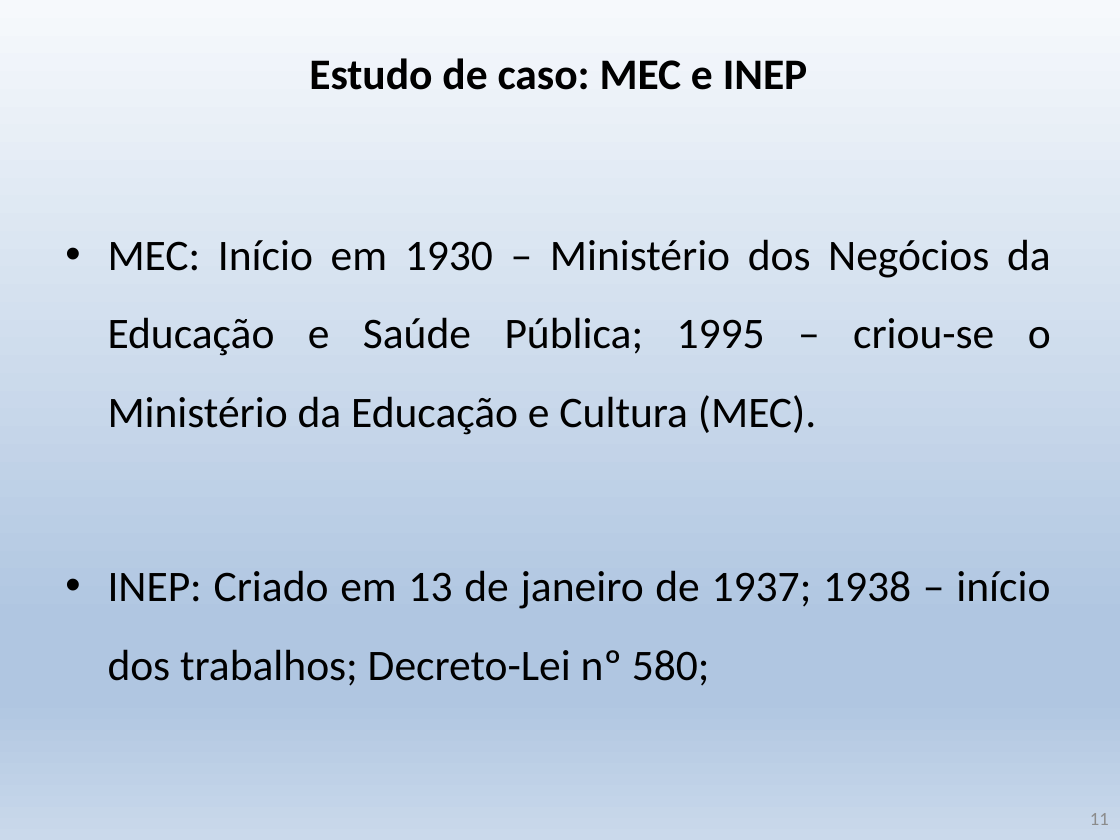
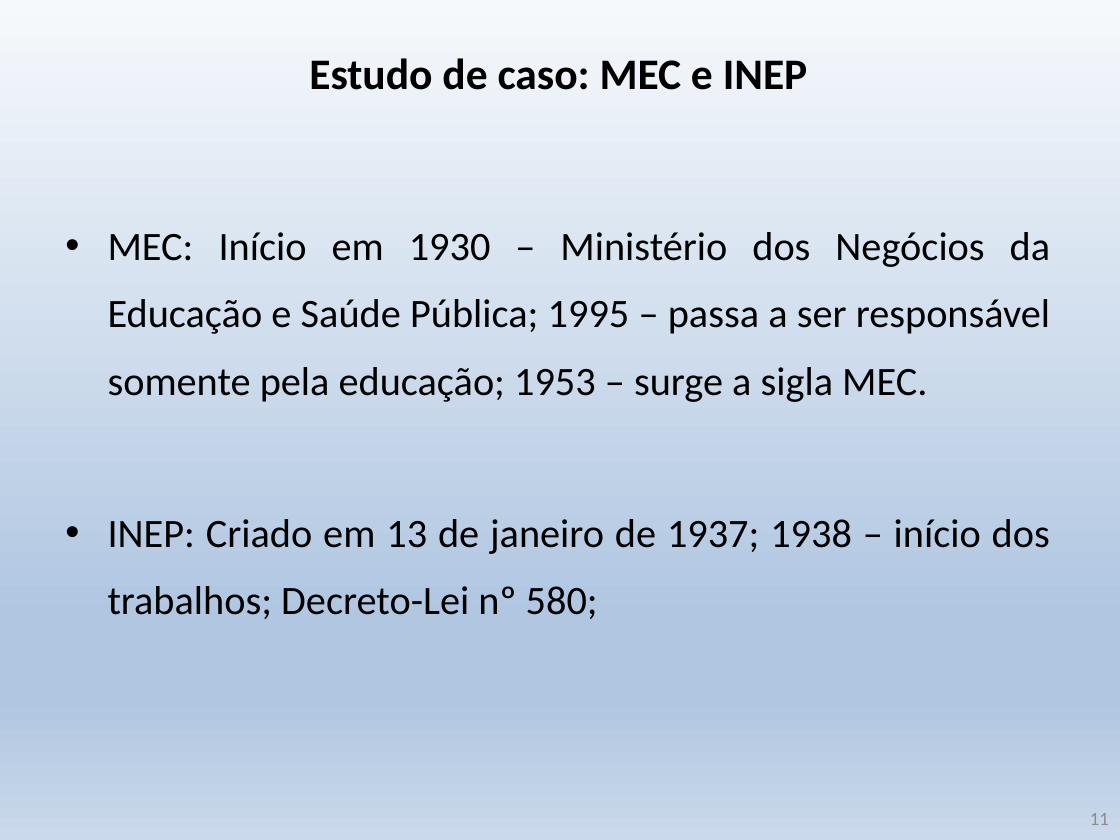
Before and after one commit to krieggerms/Analise-da-Insercao-do-Aluno-Negro-com-BI, a slide deck: slide 11 of TCC_BI_Alunos_Negros.pptx. Drawn at 1120x840 pixels with LibreOffice and Linux fonts; fonts in the diff are those of the drawing. Boxes give left, top, right and bottom in pixels: in the first picture for what was removed or moved away, otherwise in the second. Text is boxed around its words. In the diff, an @@ line names an element or a change of style, - is before the commit and + after.

```diff
--- a/TCC_BI_Alunos_Negros.pptx
+++ b/TCC_BI_Alunos_Negros.pptx
@@ text at (x1=108, y1=232, x2=1050, y2=402): text changed; size 28 to 25.9 pt @@
-• MEC: Início em 1930 – Ministério dos Negócios da Educação e Saúde Pública; 1995 – criou-se o Ministério da Educação e Cultura (MEC).
+• MEC: Início em 1930 – Ministério dos Negócios da Educação e Saúde Pública; 1995 – passa a ser responsável somente pela educação; 1953 – surge a sigla MEC.
@@ text at (x1=108, y1=519, x2=1050, y2=619): size 28 to 25.9 pt in "INEP: Criado em 13 de janeiro de ..."; line spacing 1.5 to 1.4 @@
```
Also in this commit, not shown: 7 other slides changed.
